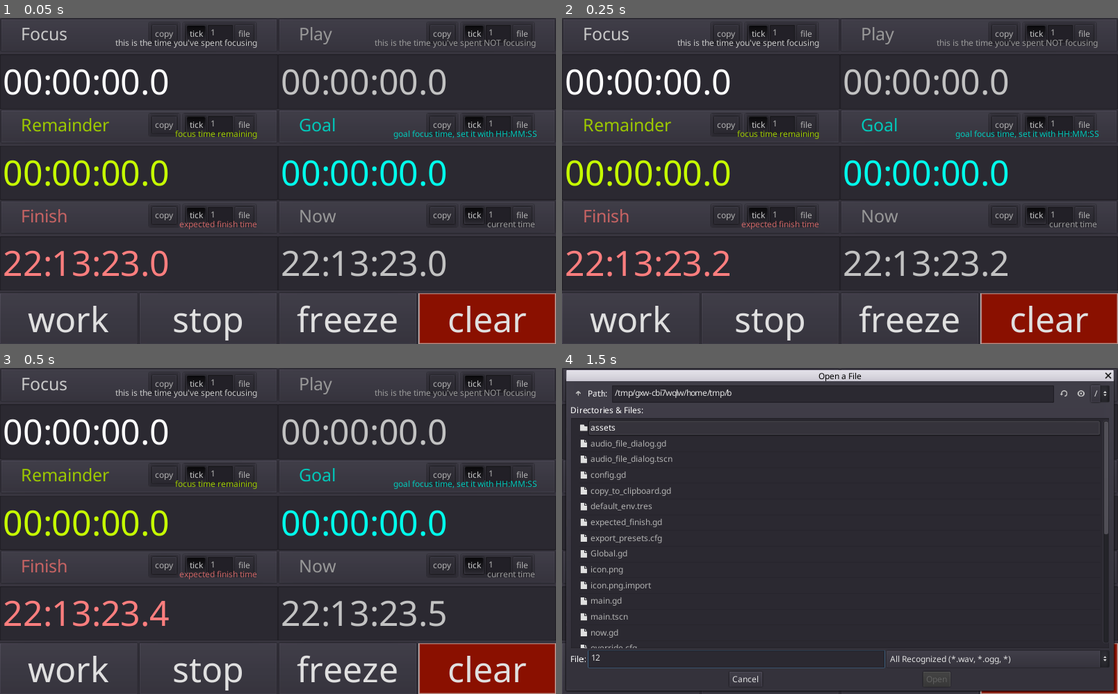
Above: before the commit, frames 1-4 (two rows, left to right).
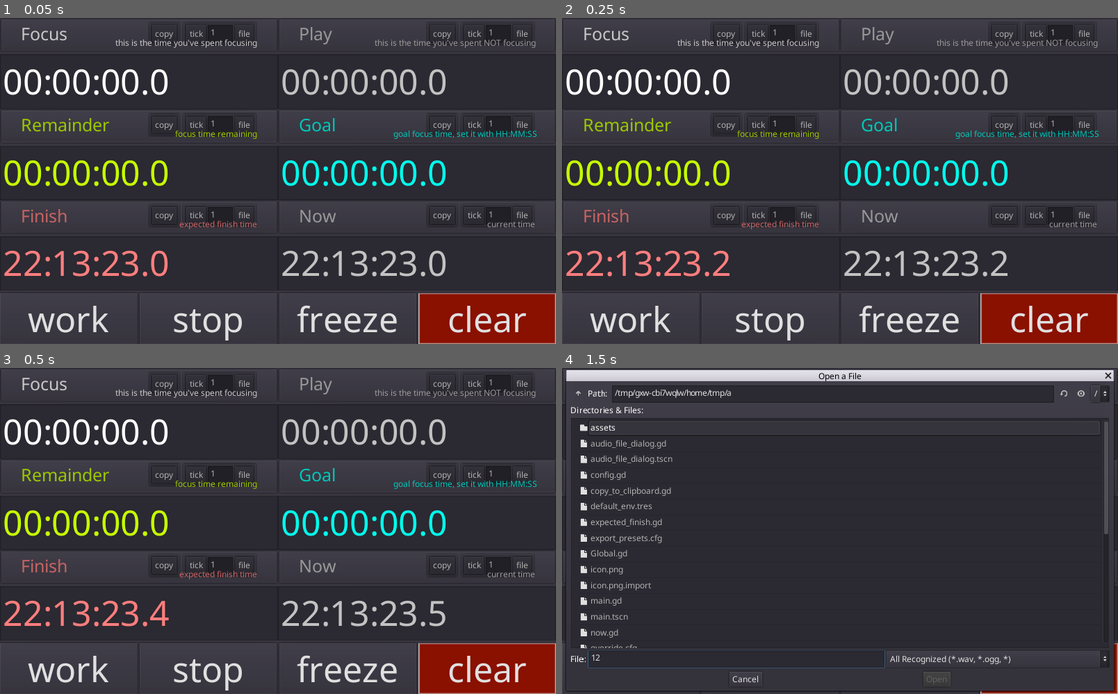
Above: after the commit, the same moments.

Repository: Streq/workplaytimer
Game: Godot game, scene res://main.tscn
Same seed, same stepped clock (60 frames per second), same inputs: the game is played once before the commit and once after it.
Inputs (mouse positions are in pixels of both pictures, inside the frame that each line leads up to):
- Up to frame 1 (0.05 s): no input
- Up to frame 2 (0.25 s): no input
- Up to frame 3 (0.5 s): no input
- Up to frame 4 (1.5 s): click "file" at 0.5 s; click (734, 658) at 1.27 s; type "12" at 1.35 s

The runs differ from the first frame. In frame 1, 0.4% of the frame differs, in the area x 33-87%, y 2-61%; in frame 2, 0.4%; in frame 3, 0.4%; in frame 4, less than 0.1%.

Commit message:
better config filesystem

Diff:
--- a/config.gd
+++ b/config.gd
@@ -5,10 +5,10 @@
 signal sound_on_updated(val)
 signal interval_updated(val)
 
-onready var CONFIG_PATH: String = Global.PATH.plus_file(owner.name).plus_file("config.json")
+onready var CONFIG_PATH: String = Global.PATH.plus_file("config").plus_file(owner.name+".json")
 var config = {
-	audio_file = "res://assets/sfx/tic.wav",
-	sound_on = true,
+	audio_file = "res://assets/sfx/click.wav",
+	sound_on = false,
 	interval = 1.0
 }
 
@@ -17,7 +17,7 @@
 
 	if _load_config() == -1:
 		print("configuration file not found for {file}, creating one with default values".format({
-			"file" : name
+			"file" : CONFIG_PATH.get_file()
 			}))
 		_create_config_file()
 
